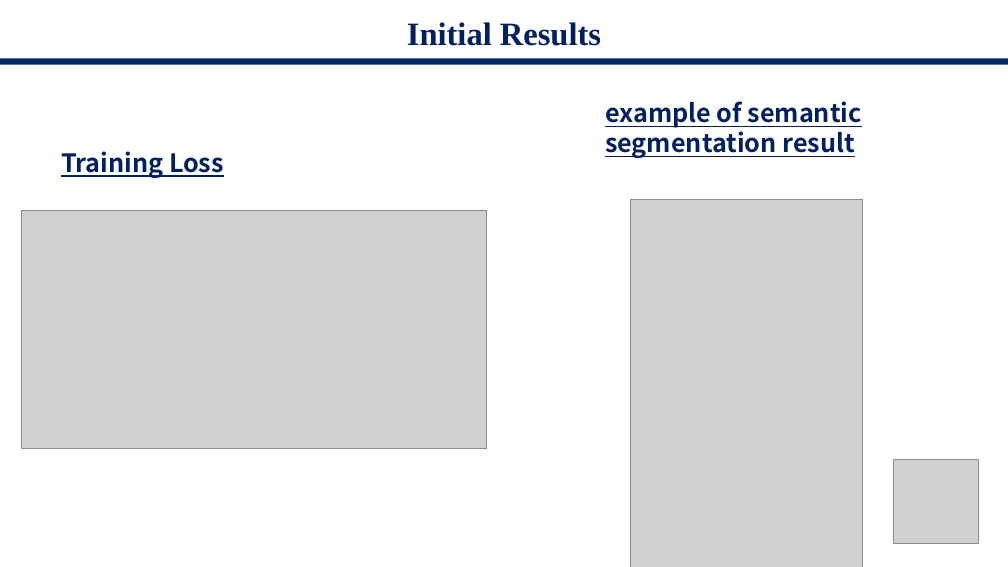
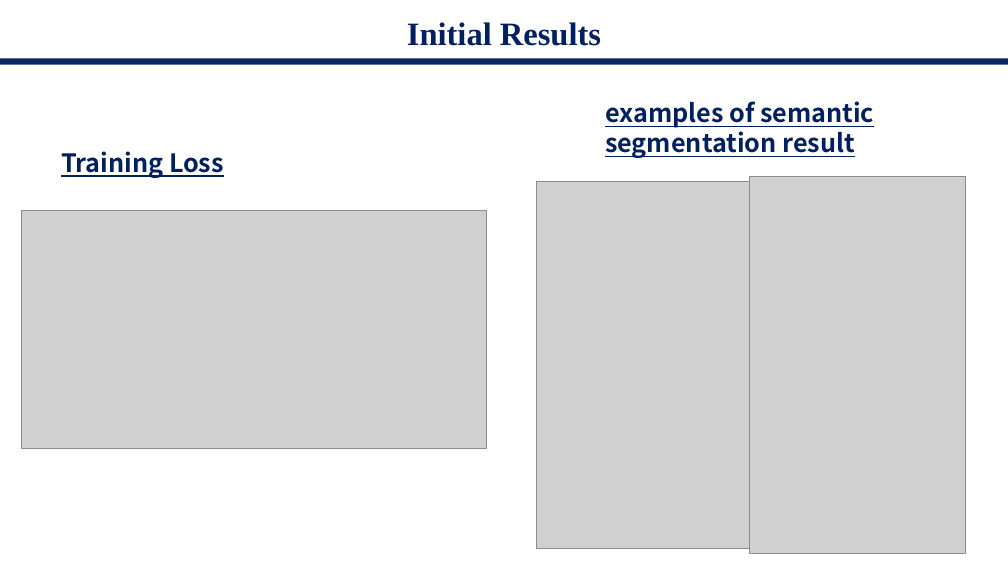
Before and after one commit to starga2er777/CS405_Project_SUSTech, a slide deck: slide 14 of proposal.pptx (slide 13 before the commit). Drawn at 1008x567 pixels with LibreOffice and Linux fonts; fonts in the diff are those of the drawing; grey boxes stand for pictures. Boxes give left, top, right and bottom in pixels: in the first picture for what was removed or moved away, otherwise in the second. Text is boxed around its words. In the diff, an @@ line names an element or a change of style, - is before the commit and + after.

```diff
--- a/proposal.pptx
+++ b/proposal.pptx
@@ text at bbox=[605, 101, 874, 158]: text changed @@
-example of semantic segmentation result
+examples of semantic segmentation result
@@ picture added at bbox=[750, 176, 966, 554] @@
@@ picture: place and size @@
-picture at bbox=[631, 200, 864, 567]
+picture at bbox=[536, 181, 769, 549]
@@ picture removed at bbox=[894, 460, 979, 544] @@
```
Also in this commit, not shown: 4 other slides changed, 3 slides added, 1 slide removed.
